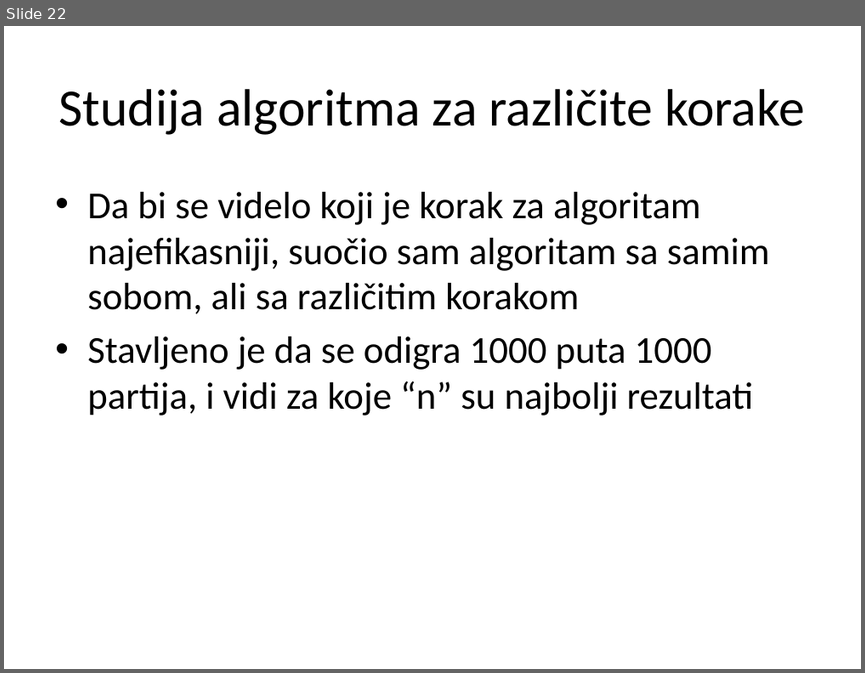
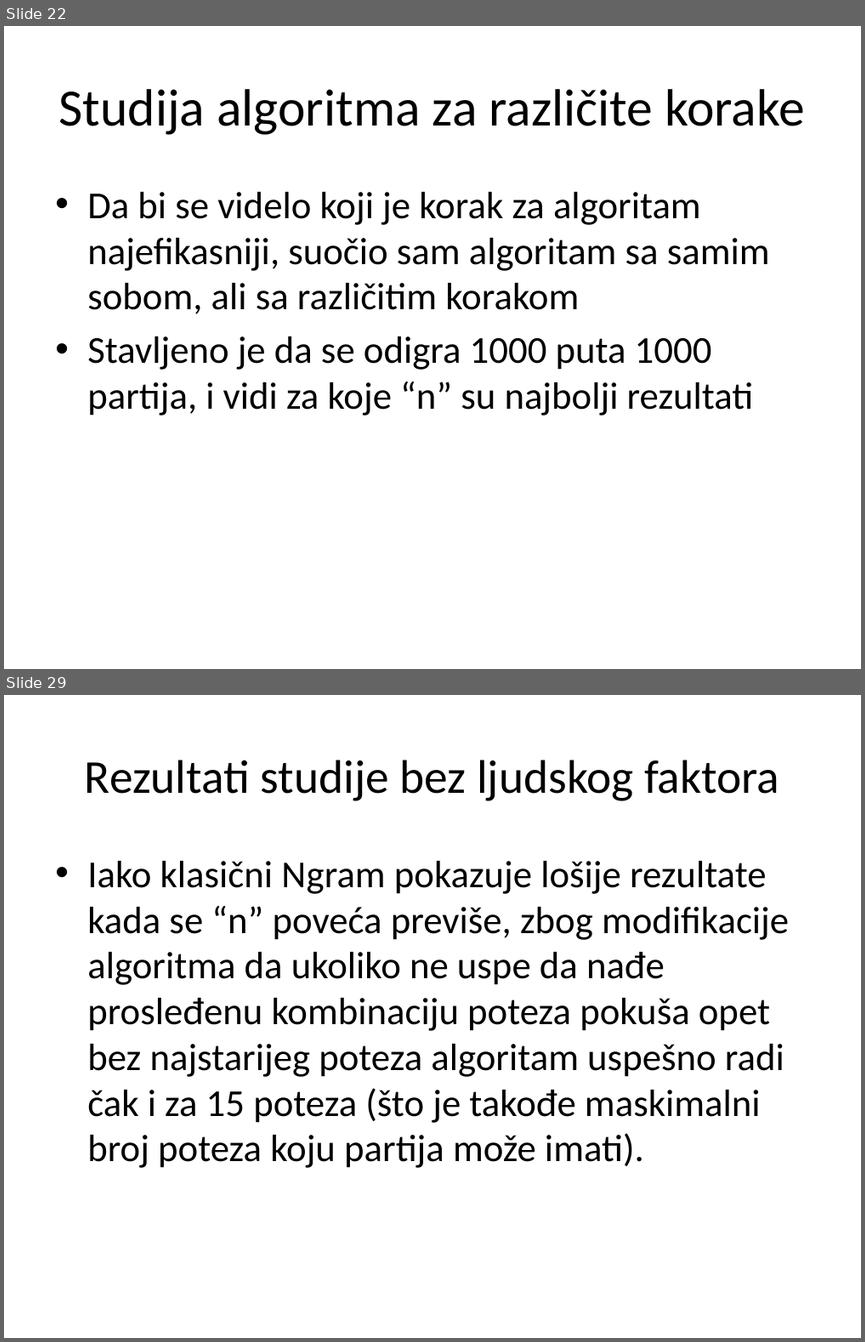
Before and after one commit to AndrejMiletic/SC2015-2016, a slide deck: AI in games.pptx. Shown one above the other, each under a label of ours: slide 22 before the commit, slides 22 and 29 after it; the slides between them are not shown. The pictures are 865x673 and 865x1342 pixels, drawn with LibreOffice and Linux fonts; fonts in the diff are those of the drawing. Boxes give left, top, right and bottom in pixels: in the first picture for what was removed or moved away, otherwise in the second. Text is boxed around its words. In the diff, an @@ line names an element or a change of style, - is before the commit and + after.

Commit message:
Druga studija-rezultati
Rezultati v2

```diff
--- a/AI in games.pptx
+++ b/AI in games.pptx
@@ slide 29 added at (4,695,861,1338), background #FFFFFF @@
@@ title added at (85,760,779,801), 39.6 pt, text #000000 @@
+Rezultati studije bez ljudskog faktora
@@ text added at (87,861,789,1168), 32 pt, text #000000 @@
+• Iako klasični Ngram pokazuje lošije rezultate kada se “n” poveća previše, zbog modifikacije algoritma da ukoliko ne uspe da nađe prosleđenu kombinaciju poteza pokuša opet bez najstarijeg poteza algoritam uspešno radi čak i za 15 poteza (što je takođe maskimalni broj poteza koju partija može imati).
```
Also in this commit, not shown: 4 slides changed, 2 other slides added, 3 other files.
